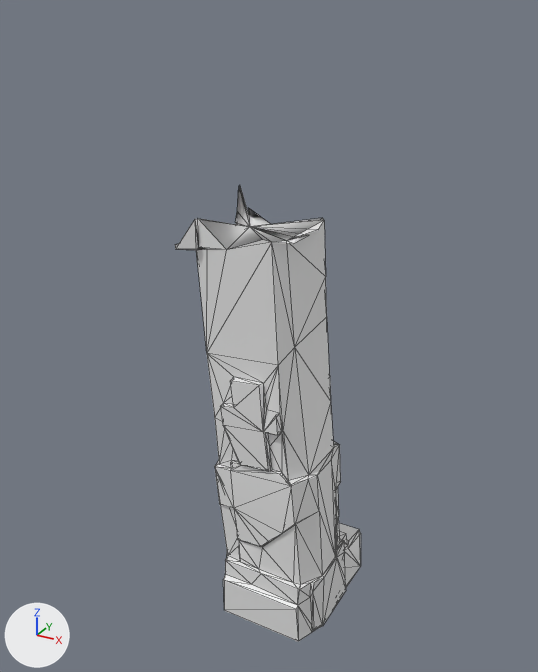
The OBJ model src/main/resources/assets/kn8/meshes/reno/leg_right.obj as it was, and as the next commit left it.
Before and after are seen from a 50 mm camera at (0.673, -1.031, 1.057) aimed at (0.103, 0.004, 0.54). The axes (+X, +Y, +Z) are drawn at lower left. The lights are the same throughout. The first picture is the older version. Mesh edges are drawn as thin lines. Where no turn or scale is listed for an object, it has been applied to the vertices. Vertices at exactly the same position are counted once.

The older version as bpy lines, for what is in view:
```python
me_leg_right = bpy.data.meshes.new('leg_right')
me_leg_right.from_pydata(...)  # 343 vertices, 679 faces; spans x -0.023..0.252, y -0.111..0.137, z 0.0..0.776
ob_leg_right = bpy.data.objects.new('leg_right', me_leg_right)
ob_leg_right.location = (0.0, 0.0, 0.0)
```
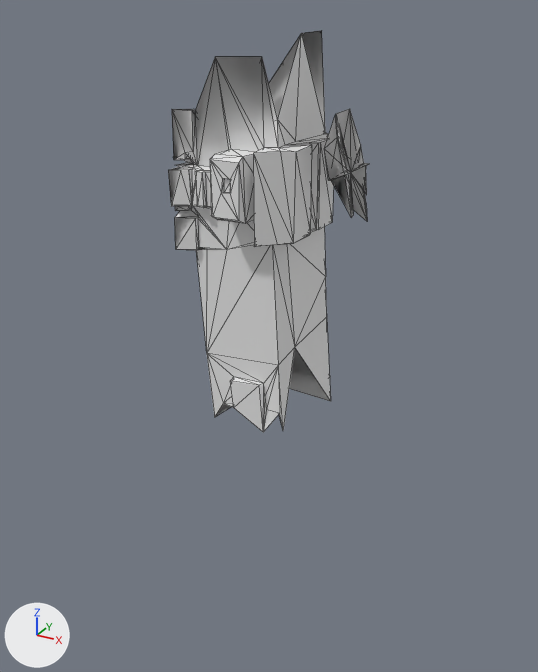
Diff of the bpy script that builds the scene:
```diff
--- a/src/main/resources/assets/kn8/meshes/reno/leg_right.obj.py
+++ b/src/main/resources/assets/kn8/meshes/reno/leg_right.obj.py
@@ me_leg_right @@
 # used by ob_leg_right; location = (0.0, 0.0, 0.0)
-me_leg_right.from_pydata(...)  # 343 vertices, 679 faces; spans x -0.023..0.252, y -0.111..0.137, z 0.0..0.776
+me_leg_right.from_pydata(...)  # 295 vertices, 581 faces; spans x -0.016..0.257, y -0.14..0.107, z 0.41..1.027
+# me_leg_right part 1: a new loose piece of 37 vertices spanning x 0.219..0.257, y -0.076..0.06, z 0.752..0.92
+# me_leg_right part 2: 254 vertices removed from x 0.036..0.252, y -0.108..0.137, z 0.0..0.455; 1 vertex added at x 0.116, y -0.014, z 0.461
+# me_leg_right part 3: 3 vertices removed from x -0.023..0.075, y -0.082..0.073, z 0.708..0.732; 171 vertices added at x -0.016..0.194, y -0.14..0.107, z 0.74..1.027
```

Changed parts and their boxes [x1, y1, x2, y2] in the pictures (538 x 672 px):
'leg_right', reshaped (7% wider, 11% shorter)
    before: [175, 187, 361, 641]
    after: [168, 30, 368, 432]
part 1 of me_leg_right, added
    after: [324, 109, 368, 221]
part 2 of me_leg_right, cut back
    before: [215, 348, 361, 641]
    after: [215, 348, 330, 428]
part 3 of me_leg_right, built on
    before: [175, 187, 324, 250]
    after: [168, 30, 333, 250]
